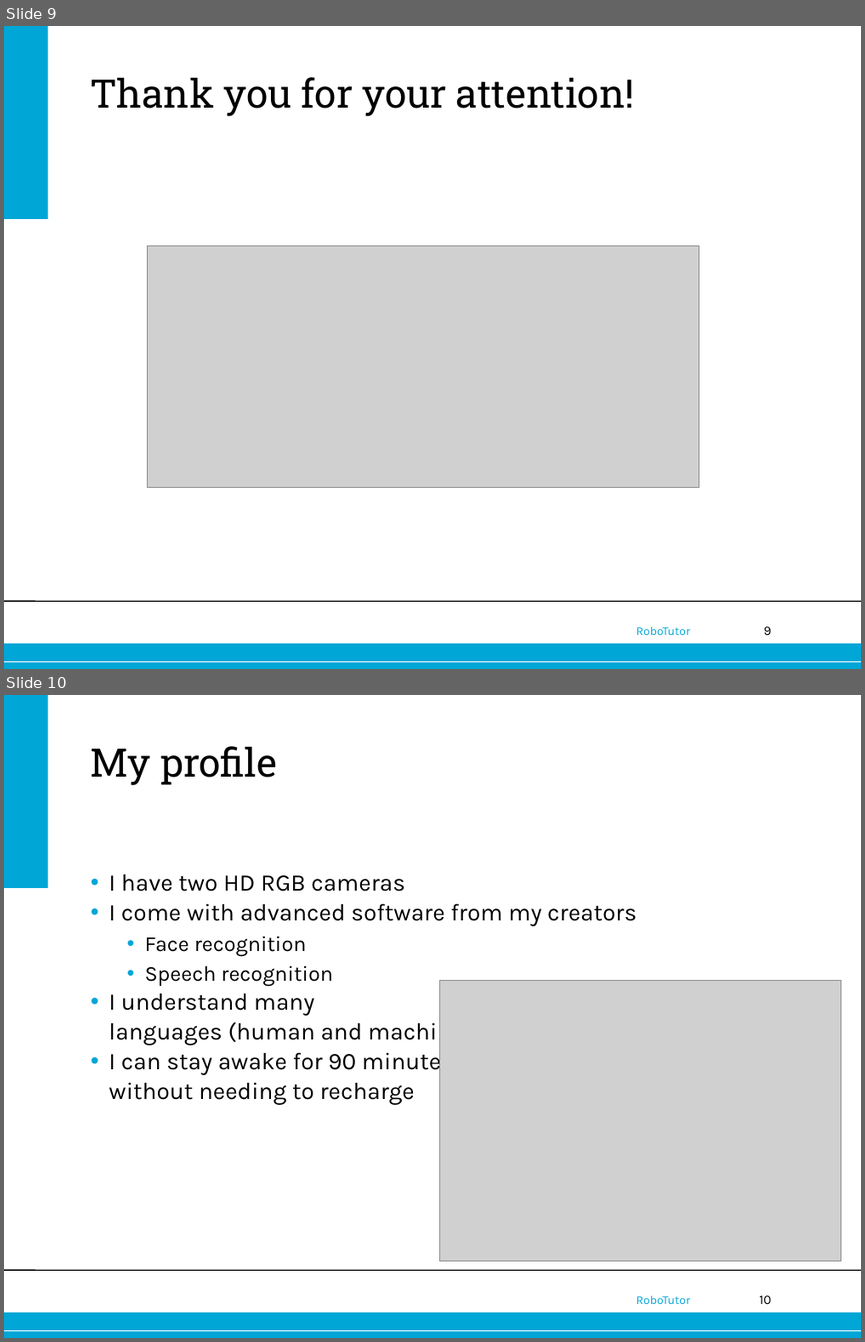
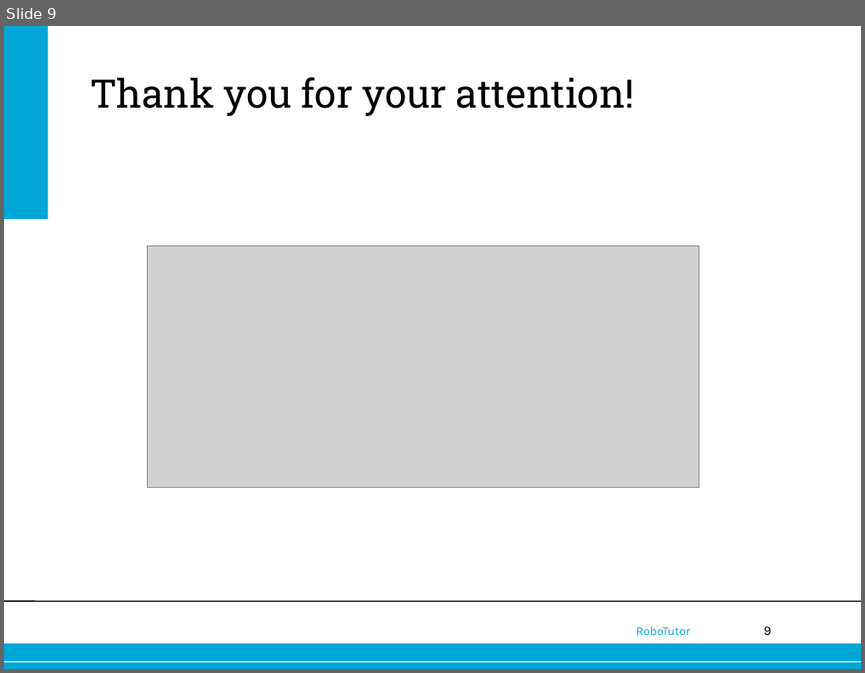
Before and after one commit to jettan/robotutor, a slide deck: Nao.ppt. Shown one above the other, each under a label of ours: slides 9 and 10 before the commit, slide 9 after it. The pictures are 865x1342 and 865x673 pixels, drawn with LibreOffice and Linux fonts; fonts in the diff are those of the drawing; grey boxes stand for pictures; background and template pictures are left out. Boxes give left, top, right and bottom in pixels: in the first picture for what was removed or moved away, otherwise in the second. Text is boxed around its words. In the diff, an @@ line names an element or a change of style, - is before the commit and + after.

```diff
--- a/Nao.ppt
+++ b/Nao.ppt
@@ slide 10 removed at box(4, 695, 861, 1338), background #FFFFFF; not listed: 6 template elements that a slide beside it also shows @@
@@ title removed at box(90, 746, 277, 785) @@
-My profile
@@ text removed at box(109, 874, 636, 1105) @@
-• I have two HD RGB cameras
-• I come with advanced software from my creators
-  • Face recognition
-  • Speech recognition
-• I understand many
-  languages (human and machine)
-• I can stay awake for 90 minutes
-  without needing to recharge
@@ picture removed at box(439, 981, 841, 1260) @@
```
Also in this commit, not shown: 1 slide changed, 1 other slide removed, 1 other file.
